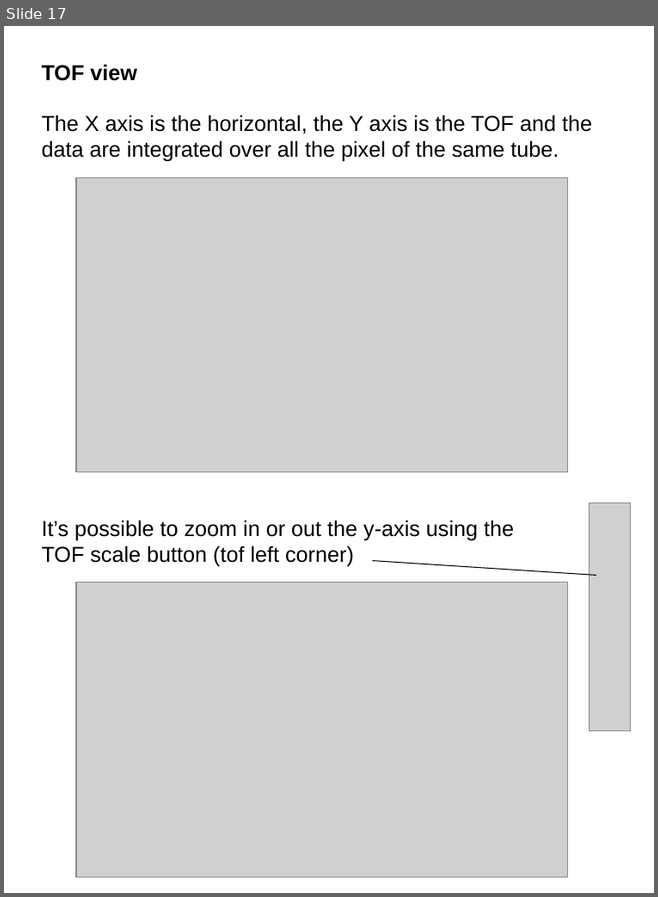
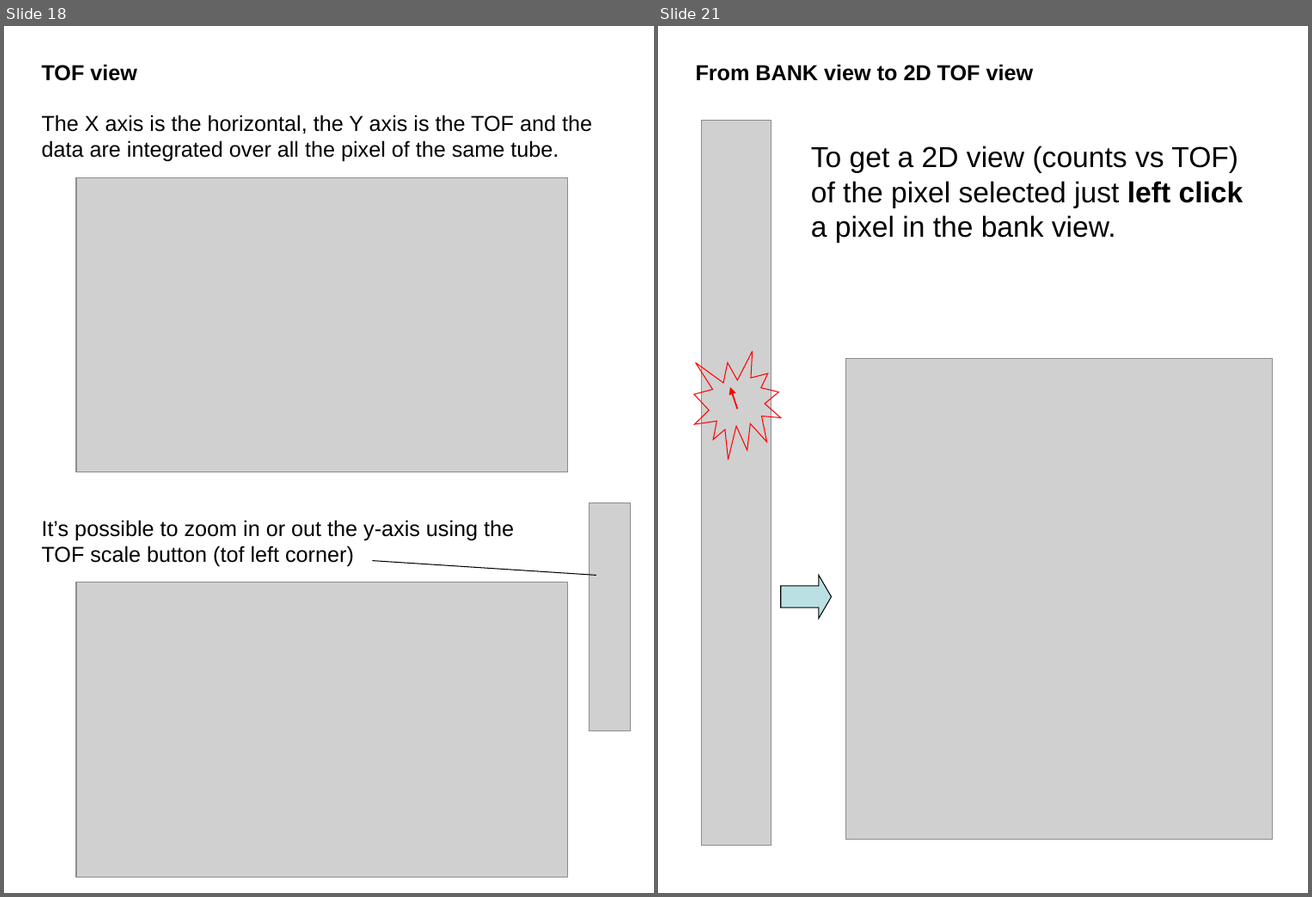
Before and after one commit to ornl-ndav/IdlGui, a slide deck: 1.0/doc/plotARCS_manual.ppt. Shown side by side, each under a label of ours: slide 17 before the commit, slides 18 and 21 after it; the slides between them are not shown. The pictures are 658x897 and 1312x897 pixels, drawn with LibreOffice and Linux fonts; fonts in the diff are those of the drawing; grey boxes stand for pictures. Boxes give left, top, right and bottom in pixels: in the first picture for what was removed or moved away, otherwise in the second. Text is boxed around its words. In the diff, an @@ line names an element or a change of style, - is before the commit and + after.

```diff
--- a/1.0/doc/plotARCS_manual.ppt
+++ b/1.0/doc/plotARCS_manual.ppt
@@ slide 21 added at bbox=[658, 26, 1308, 893], background #FFFFFF @@
@@ text added at bbox=[696, 64, 1034, 81], 18 pt, text #000000, bold @@
+From BANK view to 2D TOF view
@@ picture added at bbox=[701, 120, 771, 845] @@
@@ text added at bbox=[811, 146, 1244, 243], 24 pt, text #000000 @@
+To get a 2D view (counts vs TOF) of the pixel selected just left click a pixel in the bank view.
@@ irregular seal added at bbox=[694, 351, 781, 459], outline #FF0000 0.74 pt @@
@@ picture added at bbox=[846, 358, 1273, 840] @@
@@ arrow added from (738, 410) to (730, 387), #FF0000 1.25 pt @@
@@ right arrow added at bbox=[781, 575, 832, 618], fill #BBE0E3, outline #000000 0.74 pt @@
@@ what was slide 17 is now slide 18 @@
```
Also in this commit, not shown: 4 slides changed, 6 other slides added, 1 slide removed.
